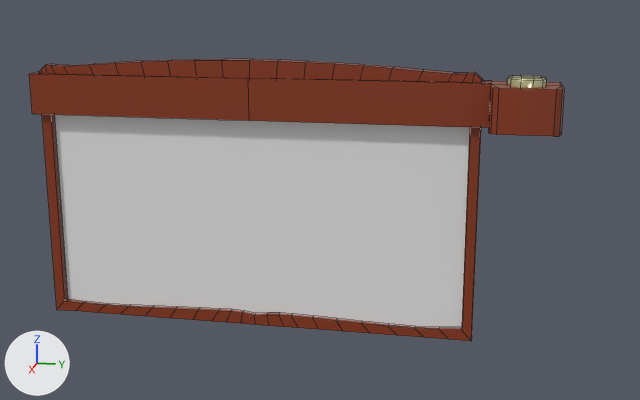
One commit to the FBX model Assets/Meshes/Functionality/mesh_FilmFrame.fbx: the scene before it, then after it.
One viewpoint serves both versions: a 50 mm lens placed at (7.93, 2.23, 1.04), pointed at (0.27, 0.69, -0.87). The lights are fixed; the arrows at lower left show +X, +Y and +Z. Mesh edges are drawn as thin lines. Where no turn or scale is listed for an object, it has been applied to the vertices. Vertices at the same position are counted once.

Names of what the first picture shows: 'Border', 'Button', 'Frame'.
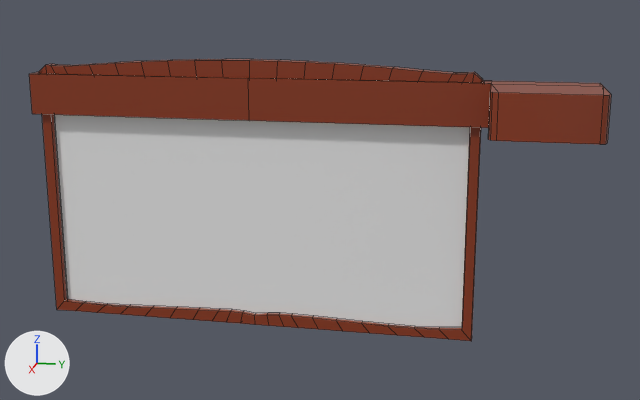
Commit message: larger filmframe button pad

Pixel boxes (x1, y1, x2, y2) of what changed, in the pictures (640 x 400 px; the box of a moved part takes in the faces that stretch with it):
'Border', reshaped (9% wider, 12% taller)
    before: (29, 72, 564, 136)
    after: (29, 72, 611, 144)
'Button', deleted (beige)
    before: (507, 75, 547, 87)
part 1 of me_cube_010, moved or reshaped
    before: (491, 81, 564, 90)
    after: (491, 81, 611, 95)
part 2 of me_cube_010, moved or reshaped
    before: (489, 84, 499, 135)
    after: (488, 84, 499, 141)
part 3 of me_cube_010, moved or reshaped
    before: (497, 88, 564, 136)
    after: (497, 93, 611, 144)

The change in detail:
me_cube_010 has 40 vertices, 32 faces and spans x -0.12..0.46, y -2.17..2.76, z -0.19..0.19.
me_cube_010 is used by ob_border; location (0.0, 0.0, 0.0).
me_cube_010 part 1: all 4 vertices in x -0.12..0.12, y 2.76, z -0.19..0.19 are moved by (0.0, 0.33, 0.0).
me_cube_010 part 2: all 6 vertices in x 0.39..0.46, y 2.17..2.23, z -0.19..0.19 are moved by (0.31, 0.0, 0.0).
me_cube_010 part 3: all 6 vertices in x 0.39..0.46, y 2.69..2.76, z -0.19..0.19 are moved by (0.31, 0.33, 0.0).
Object 'Button' (ob_button) is deleted.
